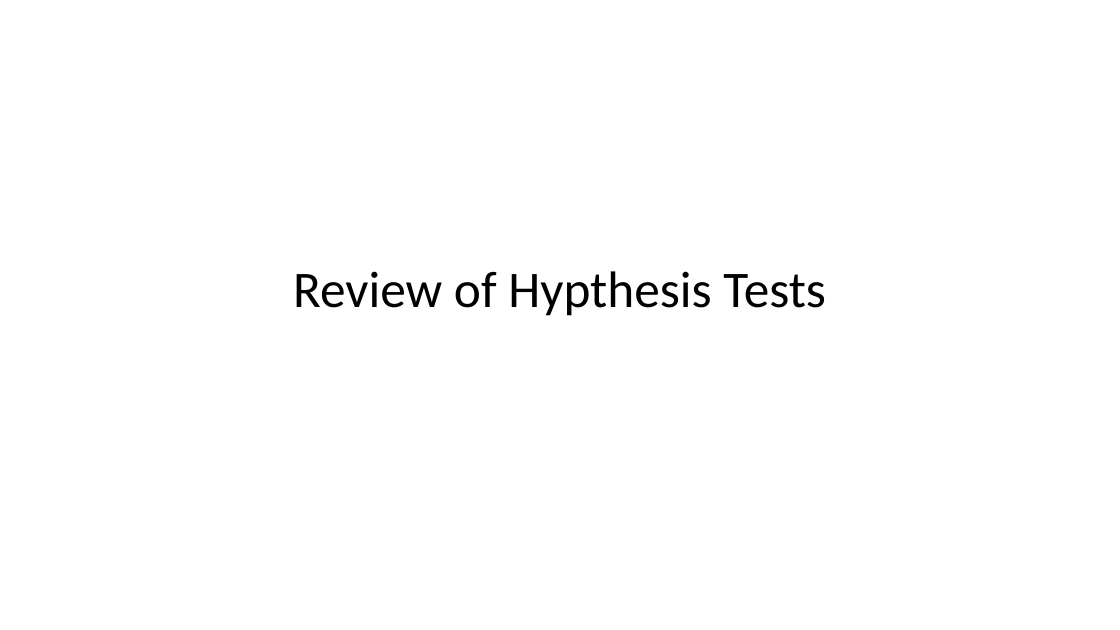
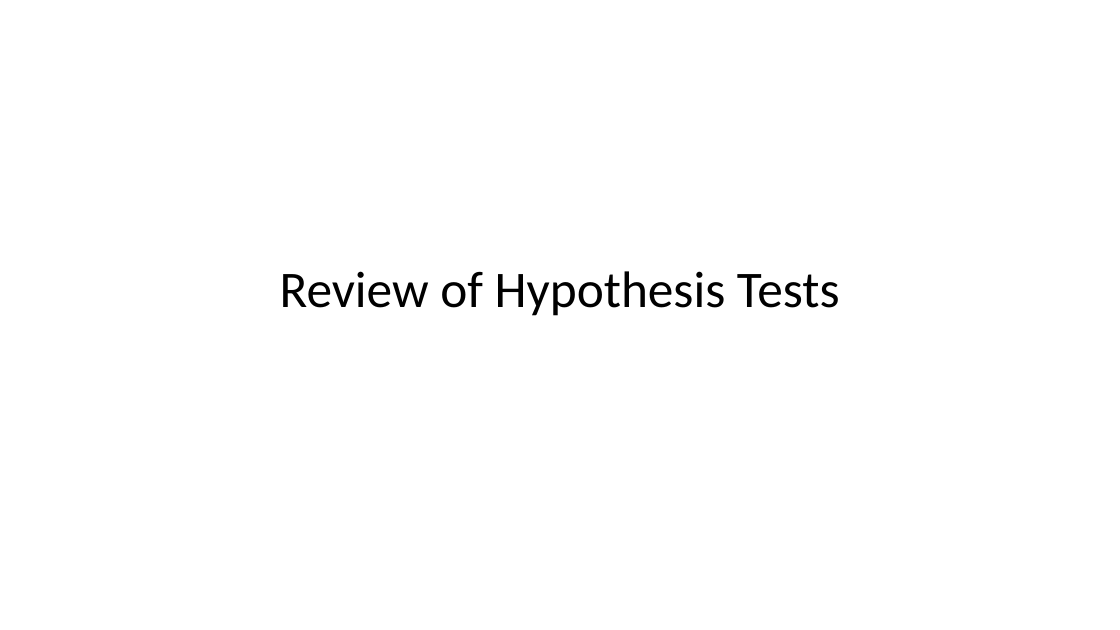
Before and after one commit to StephenElston/CSCI-E-108, a slide deck: slide 36 of slides/1_Introduction.pptx (slide 35 before the commit). Drawn at 1120x630 pixels with LibreOffice and Linux fonts; fonts in the diff are those of the drawing. Boxes give left, top, right and bottom in pixels: in the first picture for what was removed or moved away, otherwise in the second. Text is boxed around its words. In the diff, an @@ line names an element or a change of style, - is before the commit and + after.

Commit message:
Imporved annimations and corrected typos

```diff
--- a/slides/1_Introduction.pptx
+++ b/slides/1_Introduction.pptx
@@ title at bbox=[280, 271, 840, 316]: text changed @@
-Review of Hypthesis Tests
+Review of Hypothesis Tests
```
Also in this commit, not shown: 3 other slides changed, 1 slide added.
